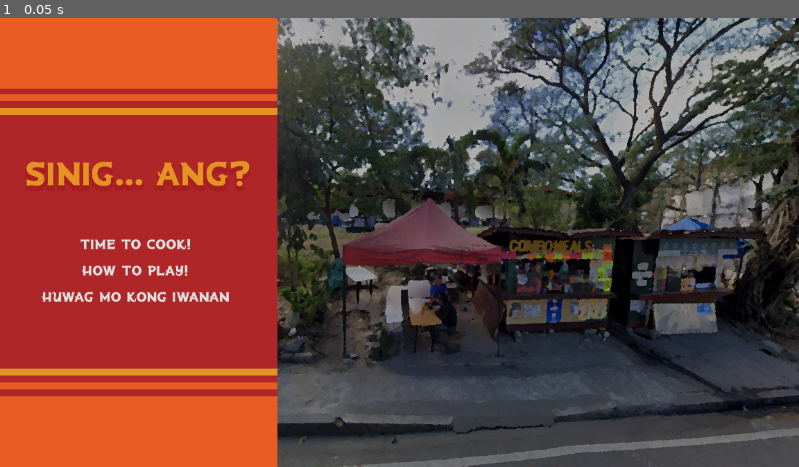
Above: before the commit, frame 1.
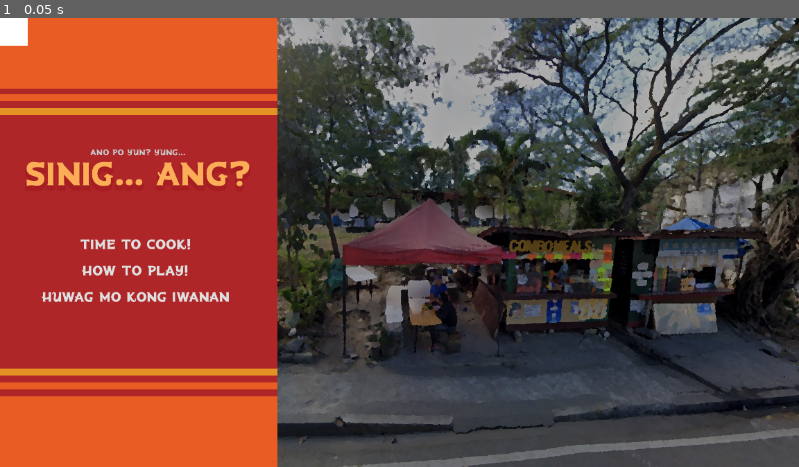
Above: after the commit, the same moment.

Repository: FlamingHerb/develup-chapter-1-quest
Game: Godot game, scene res://scenes/main_menu.tscn
Two runs of this game, one before a commit and one after it. Both use one fixed random seed, a clock stepped at 60 frames per second and the inputs below.
Inputs:
- Up to frame 1 (0.05 s): no input

The runs differ from the first frame. In frame 1, 1.0% of the frame differs, in the area x 0-32%, y 0-38%.

Commit message:
feat: added subtitle on main screen

Diff:
--- a/scenes/main_menu.tscn
+++ b/scenes/main_menu.tscn
@@ -101,7 +101,7 @@
 offset_top = 210.0
 offset_right = 362.0
 offset_bottom = 252.0
-theme_override_colors/font_color = Color(0.898039, 0.572549, 0.141176, 1)
+theme_override_colors/font_color = Color(0.982532, 0.682934, 0.342982, 1)
 theme_override_colors/font_shadow_color = Color(0.65098, 0.117647, 0.129412, 1)
 theme_override_constants/shadow_offset_x = 0
 theme_override_constants/shadow_offset_y = 6
@@ -109,6 +109,19 @@
 theme_override_fonts/font = ExtResource("2_eofru")
 theme_override_font_sizes/font_size = 48
 text = "Sinig... Ang?"
+metadata/_edit_lock_ = true
+
+[node name="SubtitleLabel" type="Label" parent="."]
+offset_left = 36.0
+offset_top = 186.0
+offset_right = 362.0
+offset_bottom = 206.0
+theme_override_colors/font_color = Color(0.779291, 0.779291, 0.779291, 1)
+theme_override_fonts/font = ExtResource("2_eofru")
+theme_override_font_sizes/font_size = 12
+text = "ano po yun? Yung..."
+horizontal_alignment = 1
+vertical_alignment = 1
 metadata/_edit_lock_ = true
 
 [node name="MainMenuList" type="VBoxContainer" parent="."]
@@ -136,3 +149,7 @@
 layout_mode = 2
 theme = ExtResource("3_asjet")
 text = "Huwag mo kong iwanan"
+
+[node name="ColorRect" type="ColorRect" parent="."]
+offset_right = 40.0
+offset_bottom = 40.0
